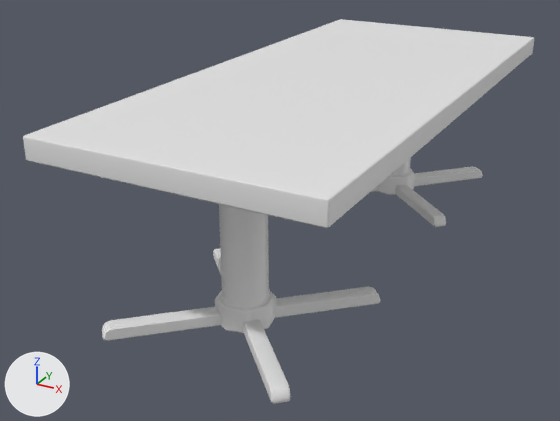
One commit to the FBX model Assets/Art/04_Props/Tables/Prop_CommisaryTable_Rectangle.fbx: the scene before it, then after it.
One viewpoint serves both versions: a 50 mm lens placed at (2.13, -4.65, 2.48), pointed at (-0.26, -0.3, 0.31). The axes (+X, +Y, +Z) are drawn at lower left. The lights are the same throughout. Where no turn or scale is listed for an object, it has been applied to the vertices.

Script lines for the objects in view, before the commit:
```python
me_cylinder_010 = bpy.data.meshes.new('Cylinder.010')
me_cylinder_010.from_pydata(...)  # 312 vertices, 268 faces; spans x -0.88..0.88, y -1.95..1.95, z 0.0..1.23
# before: 0 (0.03, -1.07, 1.09), 1 (0.12, -1.13, 1.09), 2 (0.14, -1.24, 1.09), 3 (0.08, -1.32, 1.09), 4 (-0.03, -1.34, 1.09)
# before: 5 (-0.12, -1.29, 1.09), 6 (-0.14, -1.18, 1.09), 7 (-0.08, -1.09, 1.09)
# before: 86 (0.03, 1.07, 1.09), 87 (0.12, 1.13, 1.09), 88 (0.14, 1.24, 1.09), 89 (0.08, 1.32, 1.09), 90 (-0.03, 1.34, 1.09)
# before: 91 (-0.12, 1.29, 1.09), 92 (-0.14, 1.18, 1.09), 93 (-0.08, 1.09, 1.09)
ob_commisary_table_rectangle = bpy.data.objects.new('Commisary_Table_Rectangle', me_cylinder_010)
ob_commisary_table_rectangle.location = (0.0, 0.0, 0.0)
```
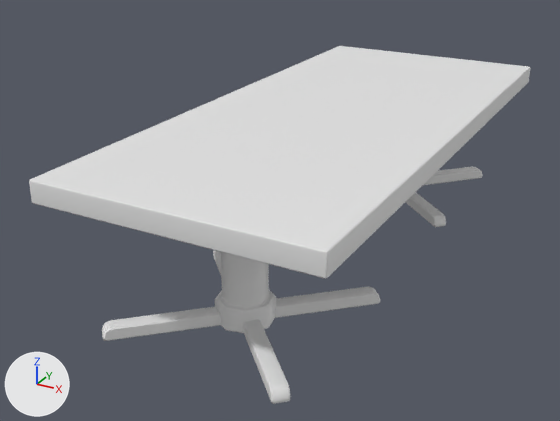
Edits to the bpy script that builds the scene:
```text
Change me_cylinder_010:
    where me_cylinder_010.from_pydata(...)  # 312 vertices, 268 faces; spans x -0.88..0.88, y -1.95..1.95, z 0.0..1.23
    used by ob_commisary_table_rectangle; location = (0.0, 0.0, 0.0)
    me_cylinder_010 part 1: the loose piece of 24 vertices spanning x -0.88..0.88, y -1.95..1.95, z 1.09..1.23 is moved by (0.0, 0.0, -0.24)
    me_cylinder_010 part 2
    add for i in [*range(0, 8)]: me_cylinder_010.vertices[i].co += Vector((0.0, 0.0, -0.24))
    me_cylinder_010 part 3
    add for i in [*range(86, 94)]: me_cylinder_010.vertices[i].co += Vector((0.0, 0.0, -0.24))
```

Pixel boxes (x1, y1, x2, y2) of what changed, in the pictures (560 x 421 px; the box of a moved part takes in the faces that stretch with it):
'Commisary_Table_Rectangle', reshaped (7% shorter): before (23, 19, 534, 404); after (29, 46, 531, 404)
part 1 of me_cylinder_010, moved or reshaped: before (23, 19, 534, 228); after (29, 46, 531, 279)
part 2 of me_cylinder_010, moved or reshaped: before (219, 204, 269, 306); after (221, 252, 269, 306)
part 3 of me_cylinder_010, moved or reshaped (not visible afterwards): before (391, 157, 411, 175)
